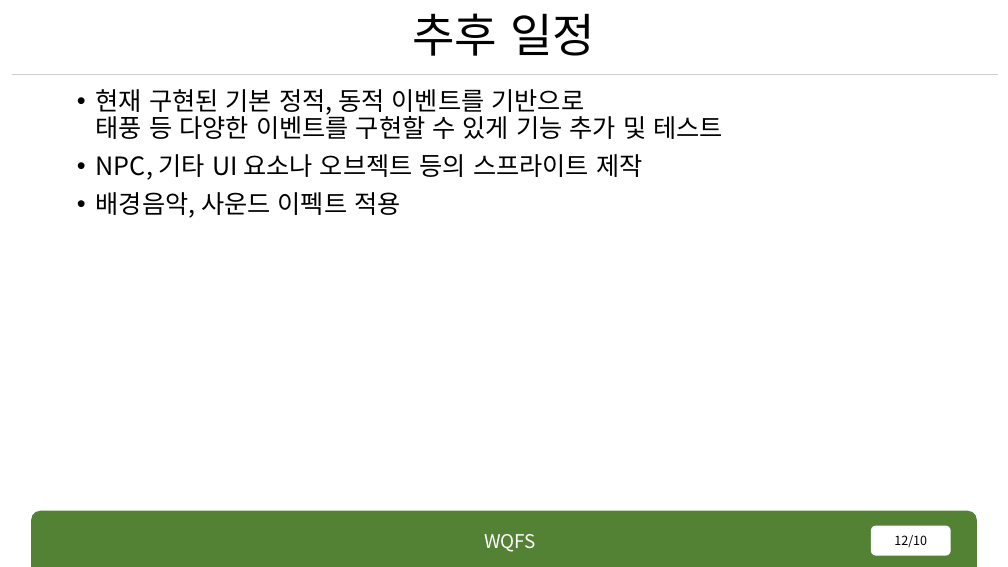
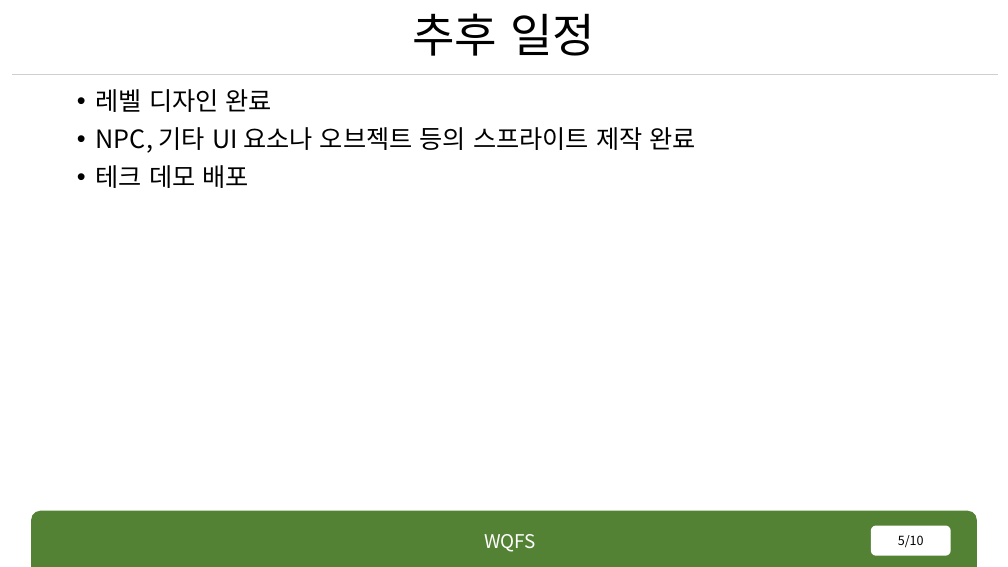
Before and after one commit to rennOobayashi/WQFS, a slide deck: slide 5 of WQFS.pptx (slide 12 before the commit). Drawn at 1008x567 pixels with LibreOffice and Linux fonts; fonts in the diff are those of the drawing. Boxes give left, top, right and bottom in pixels: in the first picture for what was removed or moved away, otherwise in the second. Text is boxed around its words. In the diff, an @@ line names an element or a change of style, - is before the commit and + after.

```diff
--- a/WQFS.pptx
+++ b/WQFS.pptx
@@ text at (96,89,696,188): text changed @@
-• 현재 구현된 기본 정적, 동적 이벤트를 기반으로
-  태풍 등 다양한 이벤트를 구현할 수 있게 기능 추가 및 테스트
-• NPC, 기타 UI 요소나 오브젝트 등의 스프라이트 제작
-• 배경음악, 사운드 이펙트 적용
+• 레벨 디자인 완료
+• NPC, 기타 UI 요소나 오브젝트 등의 스프라이트 제작 완료
+• 테크 데모 배포
@@ page number at (898,535,924,548): text changed @@
-12/10
+5/10
```
Also in this commit, not shown: 2 other slides changed, 1 slide added, 8 slides removed, 23 other files.
